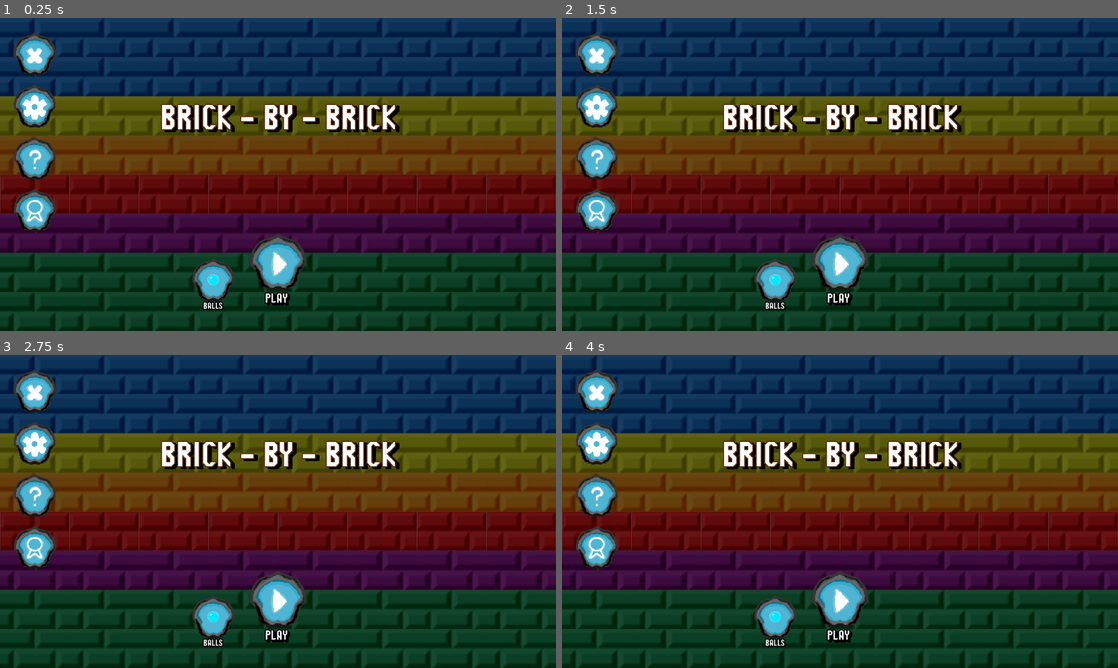
Above: before the commit, frames 1-4 (two rows, left to right).
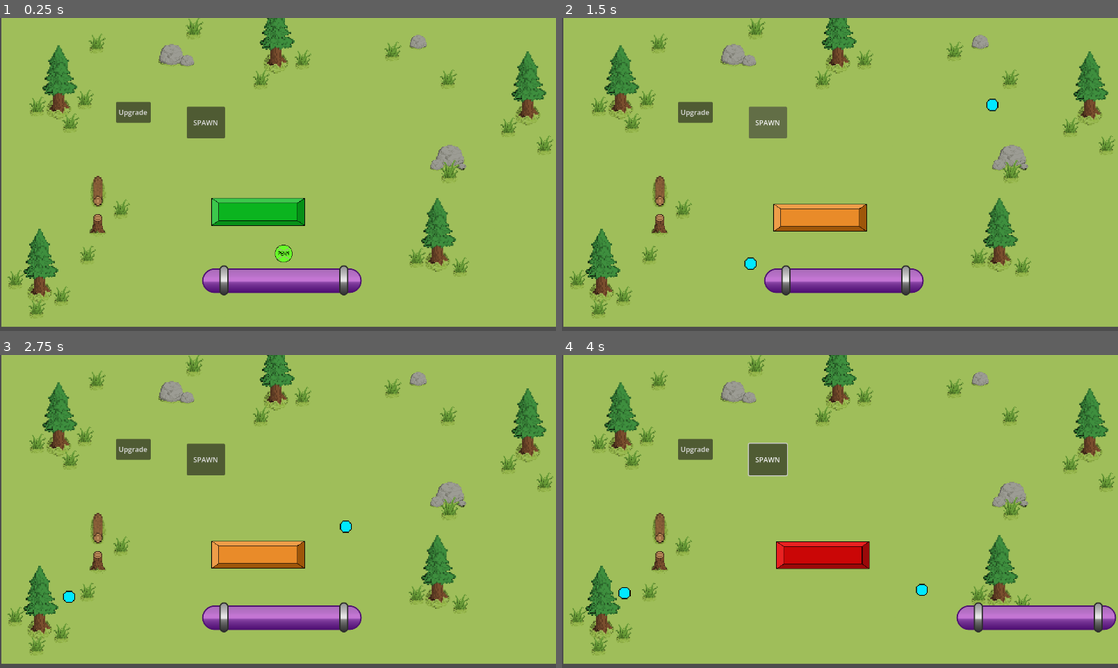
Above: after the commit, the same moments.

Repository: RuiTheSalted/Brick-by-Brick
Game: Godot game, scene res://scenes/level.tscn
Two runs of this game, one before a commit and one after it. Both use one fixed random seed, a clock stepped at 60 frames per second and the inputs below. Before the commit the project starts from res://menus/titleScreen/mainScreen.tscn.
Inputs (mouse positions are in pixels of both pictures, inside the frame that each line leads up to):
- Up to frame 1 (0.25 s): no input
- Up to frame 2 (1.5 s): click (695, 111) at 0.5 s, where only the run after the commit has a clickable "Upgrade"; click (767, 121) at 1.25 s, where only the run after the commit has a clickable "SPAWN"
- Up to frame 3 (2.75 s): click (278, 599) at 2 s, where only the run before the commit has a clickable "PLAY"
- Up to frame 4 (4 s): click (840, 599) at 2.75 s, where only the run before the commit has a clickable "PLAY"; hold Right (ui_right) from 3.53 s (still down)

The runs differ from the first frame. In frame 1, 100% of the frame differs, in the area x 0-100%, y 0-100%; in frame 2, 100%; in frame 3, 100%; in frame 4, 100%.

Commit message:
Updated ball upgrade system, brick hit detection, and texture update per hit
- Added brick hit detection
- Implemented texture switching (Green Brick.png -> Orange.png -> Red Brick.png)
- Implemented health to bricks
- Connected button to trigger ball upgrades

Diff:
--- a/project.godot
+++ b/project.godot
@@ -11,7 +11,7 @@
 [application]
 
 config/name="Project Brick"
-run/main_scene="uid://mkpkvd5s2s23"
+run/main_scene="uid://hppu1j2rywla"
 config/features=PackedStringArray("4.6", "Forward Plus")
 config/icon="res://icon.svg"
 
--- a/scenes/bricks.tscn
+++ b/scenes/bricks.tscn
@@ -1,10 +1,10 @@
 [gd_scene format=3 uid="uid://c45kb77sh2kav"]
 
 [ext_resource type="Script" uid="uid://djjsaced8a0h6" path="res://scripts/bricks.gd" id="1_gysv1"]
-[ext_resource type="Texture2D" uid="uid://c8eld82ebpckk" path="res://assets/spritesArt/menuArtOutGame/Green Brick.png" id="2_wuing"]
+[ext_resource type="Texture2D" uid="uid://c8eld82ebpckk" path="res://assets/spritesArt/bricks/Green Brick.png" id="2_wuing"]
 
 [sub_resource type="RectangleShape2D" id="RectangleShape2D_a4aoa"]
-size = Vector2(163.84619, 49.230774)
+size = Vector2(163.84622, 49.230804)
 
 [node name="Bricks" type="StaticBody2D" unique_id=1464704197]
 position = Vector2(594, 446)
@@ -12,8 +12,9 @@
 script = ExtResource("1_gysv1")
 
 [node name="Sprite2D" type="Sprite2D" parent="." unique_id=1006821200]
+position = Vector2(-8.076939, 25.384626)
+scale = Vector2(0.99278855, 0.9423077)
 texture = ExtResource("2_wuing")
 
 [node name="CollisionShape2D" type="CollisionShape2D" parent="." unique_id=1497377939]
-position = Vector2(8.076904, -26.923126)
 shape = SubResource("RectangleShape2D_a4aoa")
--- a/scripts/ball.gd
+++ b/scripts/ball.gd
@@ -20,6 +20,7 @@
 @onready var sprite = $Sprite2D
 
 func _ready() -> void:
+	add_to_group("ball")
 	velocity = Vector2(speed * -1, speed)
 
 func _physics_process(delta: float) -> void:
@@ -29,6 +30,9 @@
 
 		if collision:
 			velocity = velocity.bounce(collision.get_normal())
+			var collider = collision.get_collider()
+			if collider.is_in_group("bricks"):
+				collider.hit()
 
 		if (velocity.y > 0 and velocity.y < 100):
 			velocity.y = -200
--- a/scripts/ball_spawner.gd
+++ b/scripts/ball_spawner.gd
@@ -2,7 +2,7 @@
 
 var ball: CharacterBody2D
 var ball_scene = preload("res://scenes/ball.tscn")
-var nballs = 0 # Default starting with 1 ball
+var nballs = 1 # Default starting with 1 ball
 
 # Called when the node enters the scene tree for the first time.
 func _ready() -> void:
@@ -10,7 +10,7 @@
 	ball = get_tree().get_first_node_in_group("ball")
 
 func _on_button_pressed() -> void:
-	print("Button pressed! Spawning ", nballs, " ball(s) ...")
+	print("Spawning ", nballs, " ball(s) ...")
 
 	# Spawn nballs per upgrade click
 	var new_ball = ball_scene.instantiate()
@@ -23,5 +23,15 @@
 	# Add the ball to the scene
 	get_parent().add_child(new_ball)
 
+	# Add to group so button can find new ball
+	new_ball.add_to_group("ball")
+
+	# Match upgrade level of existing balls
+	var existing_ball = get_tree().get_first_node_in_group("ball")
+	if existing_ball and existing_ball != new_ball:
+		var target_level = existing_ball.upgrade_level
+		for i in range(target_level):
+			new_ball.upgrade()
+
 	# Increment nballs per click for next upgrade
 	nballs += 1
--- a/scripts/bricks.gd
+++ b/scripts/bricks.gd
@@ -1,29 +1,41 @@
 extends Node2D
 
 var hits = 0
+var health = 10 # Total Brick health
+
 # Textures for bricks health after each hit
 var brick_textures = [
-	"res://assets/spritesArt/menuArtOutGame/Green Brick.png",
-	"res://assets/spritesArt/menuArtOutGame/Orange Brick.png",
+	"res://assets/spritesArt/bricks/Green Brick.png",
+	"res://assets/spritesArt/bricks/Orange Brick.png",
+	"res://assets/spritesArt/bricks/Red Brick.png",
 ]
 
-var health = 1	# Default brick health
+#Color progression per hit: fresh -> damaged -> critical health
+var hit_colors = [
+	Color(1.0, 1.0, 1.0),
+	Color(1.0, 0.85, 0.2),
+	Color(1.0, 0.45, 0.1),
+	Color(0.9, 0.1, 0.1),
+]
 # Called when the node enters the scene tree for the first time.
 func _ready() -> void:
 	add_to_group("bricks")	# Add brick to group for easy detection
+	_update_visuals()
 
 func hit() -> void:
 	hits += 1
 	health -= 1
-	print("Brick hit ", hits, "times.", "Brick has ", health, "health")
+	print("Brick hit ", hits, " time(s).", " Health, remaining: ", health)
 
 	if health <= 0:
 		queue_free()		# Destroy brick after health = 0
 	else:
-		health -= 1
+		_update_visuals()
+
+func _update_visuals() -> void:
+		# Update texture based on hit count
 		var texture_index = min(hits, brick_textures.size() - 1)
 		var new_texture = load(brick_textures[texture_index])
-		if new_texture:
-			Sprite2D.texture = new_texture
-		# Decision: visual feeback change brick color
-		modulate = Color(1, 0.5, 0.5)
+		if new_texture and has_node("Sprite2D"):
+			$Sprite2D.texture = new_texture
+			# Apply color change regardless of texture
--- a/scripts/button.gd
+++ /dev/null
@@ -1,22 +0,0 @@
-extends Button
-
-var ball: CharacterBody2D
-# Called when the node enters the scene tree for the first time.
-func _ready() -> void:
-	# Find the ball node in the scene
-	ball = get_tree().get_first_node_in_group("ball")
-
-	if not ball:
-		# Alternative: find ball by unique name in the level
-		var level = get_tree().get_root().get_node("Level")
-		if level:
-			ball = level.get_node("Ball")
-
-func _on_pressed() -> void:
-	print("You are pressing button!")
-	print("Button pressed! Upgrading ball ...")
-
-	if ball and ball.has_method("upgrade"):
-		ball.upgrade()
-	else:
-		print("Error: Ball not found or upgrade method missing")
--- a/scripts/buttons.gd
+++ b/scripts/buttons.gd
@@ -1,22 +1,15 @@
 extends Node2D
 
-var ball: CharacterBody2D
-# Called when the node enters the scene tree for the first time.
-func _ready() -> void:
-	# Find the ball node in the scene
-	ball = get_tree().get_first_node_in_group("ball")
+func _on_button_pressed() -> void:
+	print("Upgrading all balls! ")
+	var balls = get_tree().get_nodes_in_group("ball")
 
-	if not ball:
-		# Alternative: find ball by unique name in the level
-		var level = get_tree().get_root().get_node("Level")
-		if level:
-			ball = level.get_node("Ball")
+	if balls.is_empty():
+		print("Error: No balls found")
+		return
 
-func _on_button_pressed() -> void:
-	print("You are pressing button!")
-	print("Button pressed! Upgrading ball ...")
-
-	if ball and ball.has_method("upgrade"):
-		ball.upgrade()
-	else:
-		print("Error: Ball not found or upgrade method missing")
+	for ball in balls:
+		if ball.has_method("upgrade"):
+			ball.upgrade()
+		else:
+			print("Error: Ball not found or upgrade method missing")
Not shown, removed: scripts/button.gd.uid
